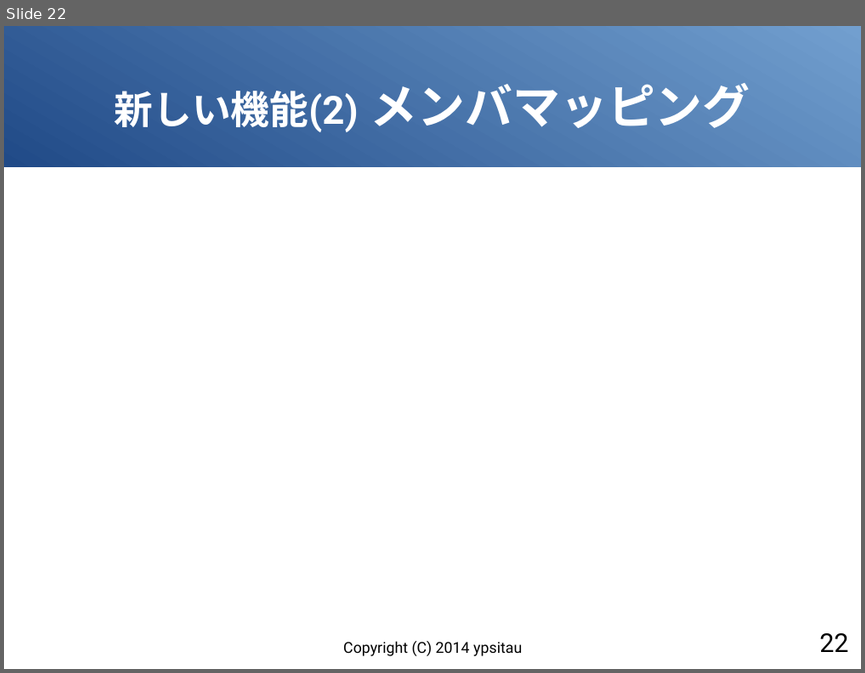
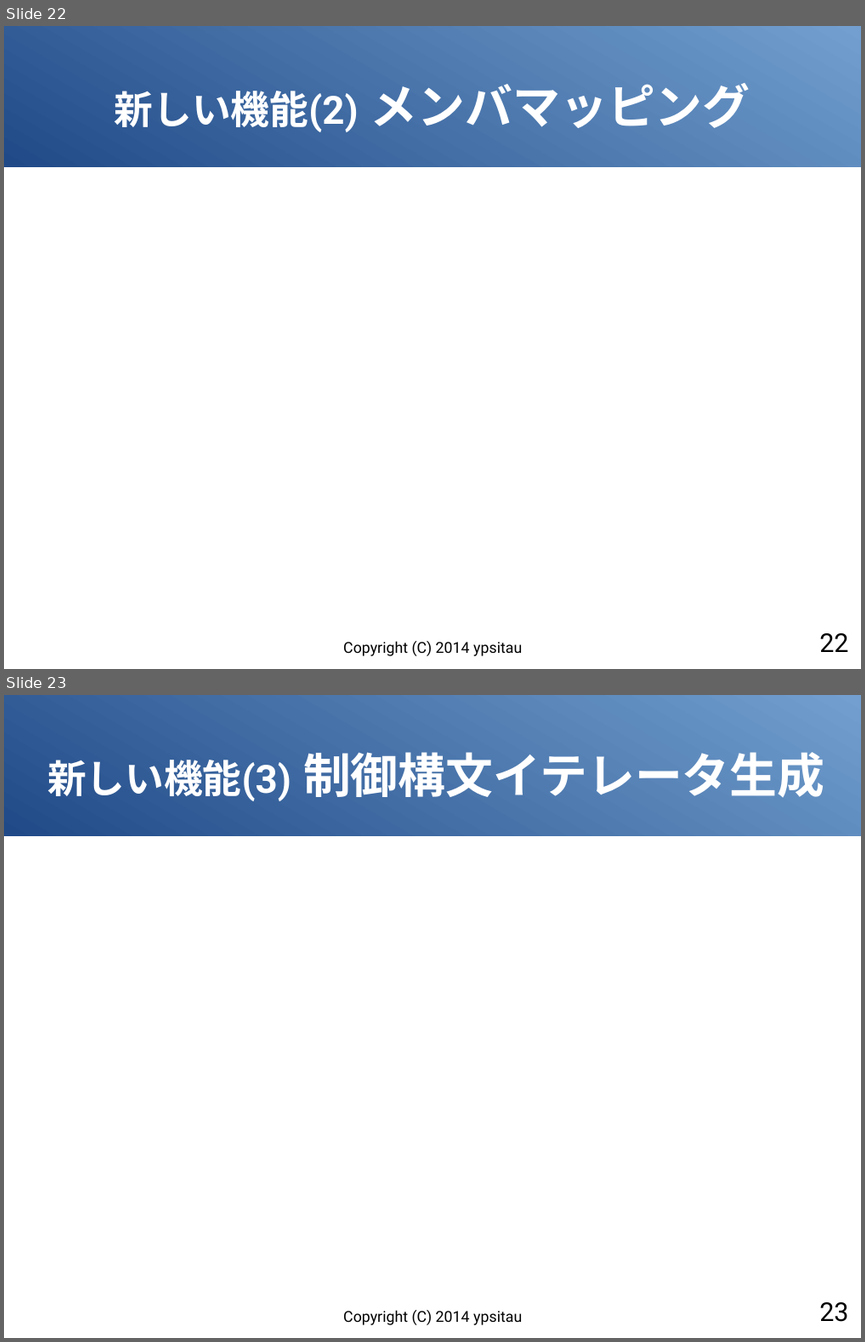
Before and after one commit to gura-lang/gura-doc, a slide deck: presentation/gura-introduction.odp. Shown one above the other, each under a label of ours: slide 22 before the commit, slides 22 and 23 after it. The pictures are 865x673 and 865x1342 pixels, drawn with LibreOffice and Linux fonts; fonts in the diff are those of the drawing. Boxes give left, top, right and bottom in pixels: in the first picture for what was removed or moved away, otherwise in the second. Text is boxed around its words. In the diff, an @@ line names an element or a change of style, - is before the commit and + after.

```diff
--- a/presentation/gura-introduction.odp
+++ b/presentation/gura-introduction.odp
@@ slide 23 added at box(4, 695, 861, 1338), background #FFFFFF; not listed: 1 template element that a slide beside it also shows @@
@@ title added at box(47, 752, 824, 801), 44 pt, text #FFFFFF, bold @@
+新しい機能(3) 制御構文イテレータ生成
@@ page number added at box(819, 1302, 848, 1321), 24 pt, text #000000 @@
+23
@@ text added at box(343, 1310, 522, 1325), 14 pt, text #000000 @@
+Copyright (C) 2014 ypsitau
```
Also in this commit, not shown: 4 slides changed.
